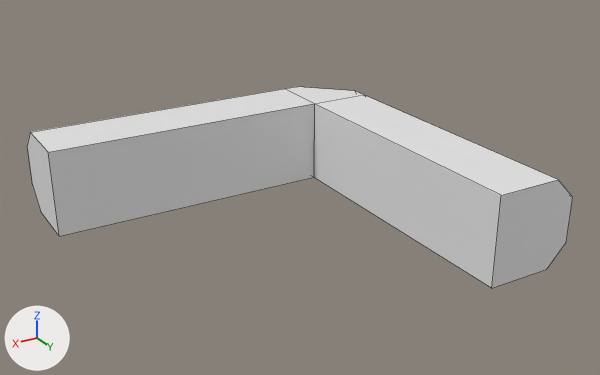
An edit to the FBX model ProjetFPV/Assets/Art/Meshes/Modulaire/Low Poly/26-Transition_Mur_angle_concave.fbx, drawn before and after from the same camera.
Camera for both pictures: a camera (50 mm lens) standing at (0.796, 1.276, 0.623) and looking at (0.145, 0.19, 0.08). Lighting does not change. The marker at lower left points along +X, +Y and +Z. Mesh edges are drawn as thin lines.

The older version as bpy lines, for what is in view:
```python
me_cube_001 = bpy.data.meshes.new('Cube.001')
me_cube_001.from_pydata(...)  # 30 vertices, 25 faces; spans x -0.15..0.5, y -0.15..0.5, z 0.0..0.15
ob_cube = bpy.data.objects.new('Cube', me_cube_001)
ob_cube.location = (0.0, 0.0, 0.0)
```
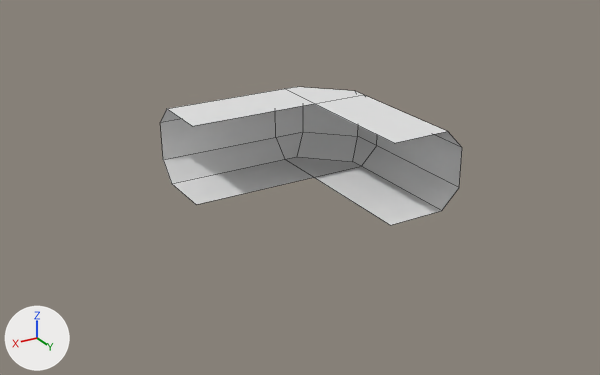
Location of each change, [x1, y1, x2, y2] in pixels of the pictures (600 x 375 px; the box of a moved part takes in the faces that stretch with it):
'Cube', reshaped (45% narrower, 31% shorter)
    before: [27, 87, 573, 288]
    after: [161, 87, 462, 225]
part 1 of me_cube_001, moved or reshaped
    before: [27, 100, 573, 288]
    after: [161, 100, 462, 225]

Diff of the bpy script that builds the scene:
```diff
--- a/ProjetFPV/Assets/Art/Meshes/Modulaire/Low Poly/26-Transition_Mur_angle_concave.fbx.py
+++ b/ProjetFPV/Assets/Art/Meshes/Modulaire/Low Poly/26-Transition_Mur_angle_concave.fbx.py
@@ me_cube_001 @@
 # used by ob_cube; location = (0.0, 0.0, 0.0)
-me_cube_001.from_pydata(...)  # 30 vertices, 25 faces; spans x -0.15..0.5, y -0.15..0.5, z 0.0..0.15
+me_cube_001.from_pydata(...)  # 30 vertices, 21 faces; spans x -0.15..0.25, y -0.15..0.25, z 0.0..0.15
+# me_cube_001 part 1
+# 12 vertices are removed from x -0.15..0.5, y -0.15..0.5, z 0.0..0.15
+# 14 faces are deleted
+# 6 new vertices lie (0.25, 0.0, 0.0) away from vertices in x 0.0, y -0.15..0.0, z 0.0..0.15
+# 6 new vertices lie (0.0, 0.25, 0.0) away from vertices in x -0.15..0.0, y 0.0, z 0.0..0.15
+# 10 new faces join them
```
